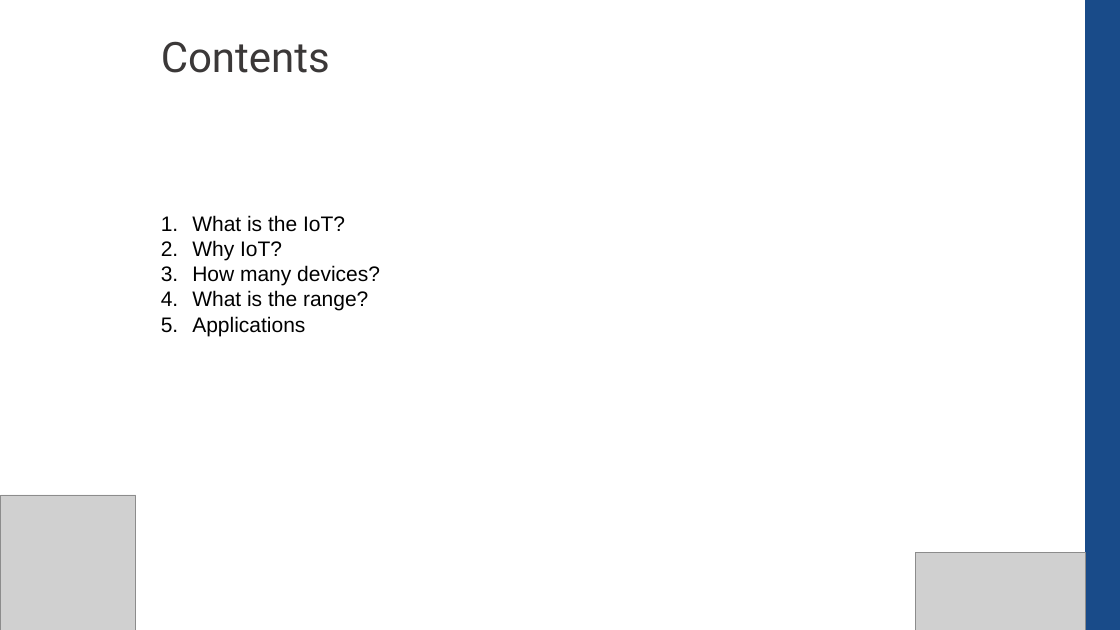
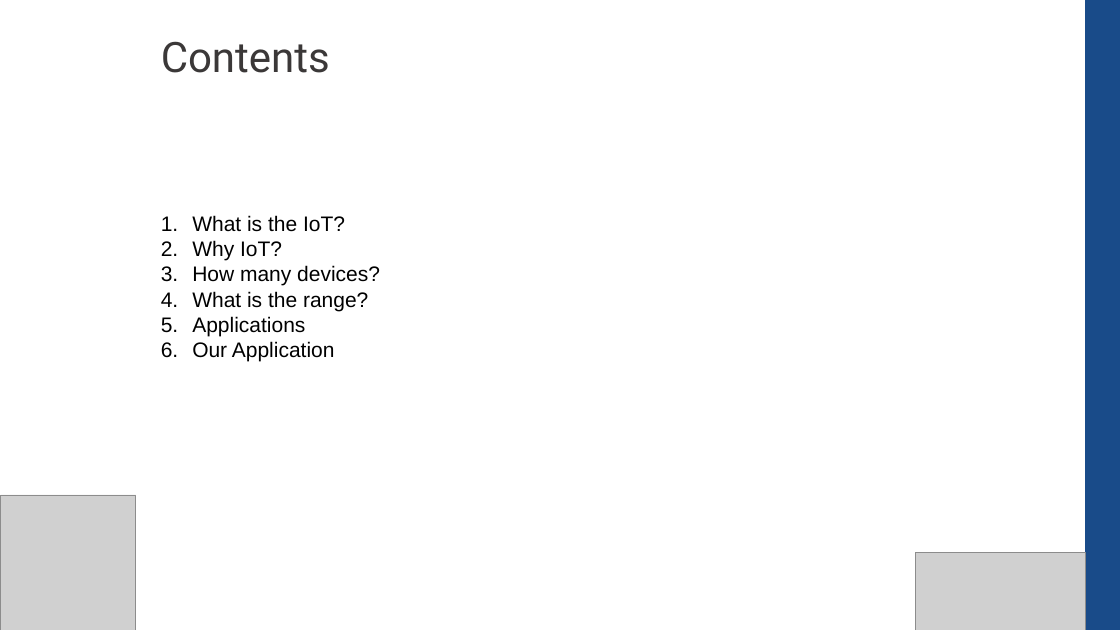
Before and after one commit to CompEng0001/IoT-and-Our-Schools-Environments-for-Education, a slide deck: slide 2 of Lessons/Introduction.pptx. Drawn at 1120x630 pixels with LibreOffice and Linux fonts; fonts in the diff are those of the drawing; grey boxes stand for pictures. Boxes give left, top, right and bottom in pixels: in the first picture for what was removed or moved away, otherwise in the second. Text is boxed around its words. In the diff, an @@ line names an element or a change of style, - is before the commit and + after.

```diff
--- a/Lessons/Introduction.pptx
+++ b/Lessons/Introduction.pptx
@@ text at <box>192,341,335,361</box>: paragraph added @@
+6. Our Application
```
Also in this commit, not shown: 1 slide added.
